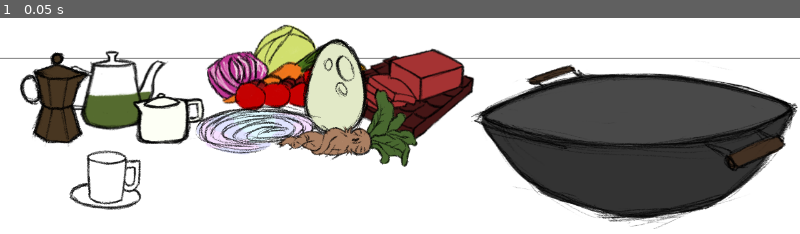
Above: before the commit, frame 1.
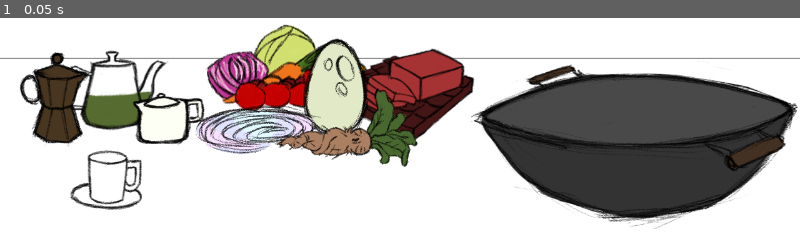
Above: after the commit, the same moment.

Repository: anami-codes/shenshis-cooking-game
Game: Godot game, scene res://Scenes/game_scene.scn
Same seed, same stepped clock (60 frames per second), same inputs: the game is played once before the commit and once after it.
Inputs:
- Up to frame 1 (0.05 s): no input

The runs differ from the first frame. In frame 1, 0.6% of the frame differs, in the area x 8-18%, y 61-89%.

Commit message:
Drinks can be poured and mixed, cup can be picked up

Diff:
--- a/Scenes/Objects/Holder/cup.tscn
+++ b/Scenes/Objects/Holder/cup.tscn
@@ -1,19 +1,30 @@
-[gd_scene load_steps=3 format=3 uid="uid://cmejtptihdecw"]
+[gd_scene load_steps=4 format=3 uid="uid://cmejtptihdecw"]
 
 [ext_resource type="Texture2D" uid="uid://cffli8ln6kyg1" path="res://Assets/Art/PlaceholderArt.png" id="1_abfr8"]
+[ext_resource type="Script" path="res://Scripts/Interactables/cup.gd" id="1_hqv6u"]
 
 [sub_resource type="CircleShape2D" id="CircleShape2D_tk0vj"]
 radius = 54.1479
 
 [node name="Cup" type="Node2D"]
+script = ExtResource("1_hqv6u")
+region_position = {
+"coffee": Vector2(360, 776),
+"coffee_milk": Vector2(495, 776),
+"empty": Vector2(207, 908),
+"tea": Vector2(360, 889),
+"tea_milk": Vector2(495, 890)
+}
 
 [node name="Sprite2D" type="Sprite2D" parent="."]
 texture = ExtResource("1_abfr8")
 region_enabled = true
-region_rect = Rect2(203, 906, 126, 100)
+region_rect = Rect2(207, 908, 115, 96)
 
 [node name="Area2D" type="Area2D" parent="."]
 
 [node name="CollisionShape2D" type="CollisionShape2D" parent="Area2D"]
 shape = SubResource("CircleShape2D_tk0vj")
 debug_color = Color(0, 0.595, 0.7, 0.392157)
+
+[connection signal="input_event" from="Area2D" to="." method="_on_area_2d_input_event"]
--- /dev/null
+++ b/Scripts/Interactables/cup.gd
@@ -0,0 +1,40 @@
+extends Node2D
+
+var region_size = Vector2(115, 96)
+@export var region_position:Dictionary
+var current_drink:String
+
+var start_pos:Vector2
+var picked_up:bool
+var index:int
+
+func _ready() -> void:
+	start_pos = position
+	index = get_z_index()
+
+func change_drink( drink_name:String ):
+	var pos = region_position.get("empty")
+
+	if(drink_name == "milk"):
+		current_drink += "_milk"
+	else:
+		current_drink = drink_name
+
+	if(region_position.has(current_drink)):
+		pos = region_position.get(current_drink)
+
+	get_node("Sprite2D").region_rect = Rect2(pos[0], pos[1], region_size[0], region_size[1])
+
+func _on_area_2d_input_event(viewport: Node, event: InputEvent, shape_idx: int) -> void:
+	if event is InputEventMouseButton and event.button_index == 1:
+		if event.is_pressed():
+			picked_up = true
+			self.set_z_index(10)
+		if event.is_released():
+			picked_up = false
+			self.set_z_index(index)
+			position = start_pos
+
+func _process(delta: float) -> void:
+	if(picked_up):
+		position = get_viewport().get_mouse_position()
--- a/Scripts/Interactables/drink.gd
+++ b/Scripts/Interactables/drink.gd
@@ -1,6 +1,7 @@
 extends Node2D
 
 @export var drink_type:String
+@export var cup:Node2D
 
 func _enter_tree() -> void:
 	pass
@@ -8,6 +9,6 @@
 func _on_input_event(viewport: Node, event: InputEvent, shape_idx: int) -> void:
 	if event is InputEventMouseButton and event.button_index == 1:
 		if event.pressed:
-			print(self.name)
+			cup.change_drink(drink_type)
 		else:
 			print("Drop")
